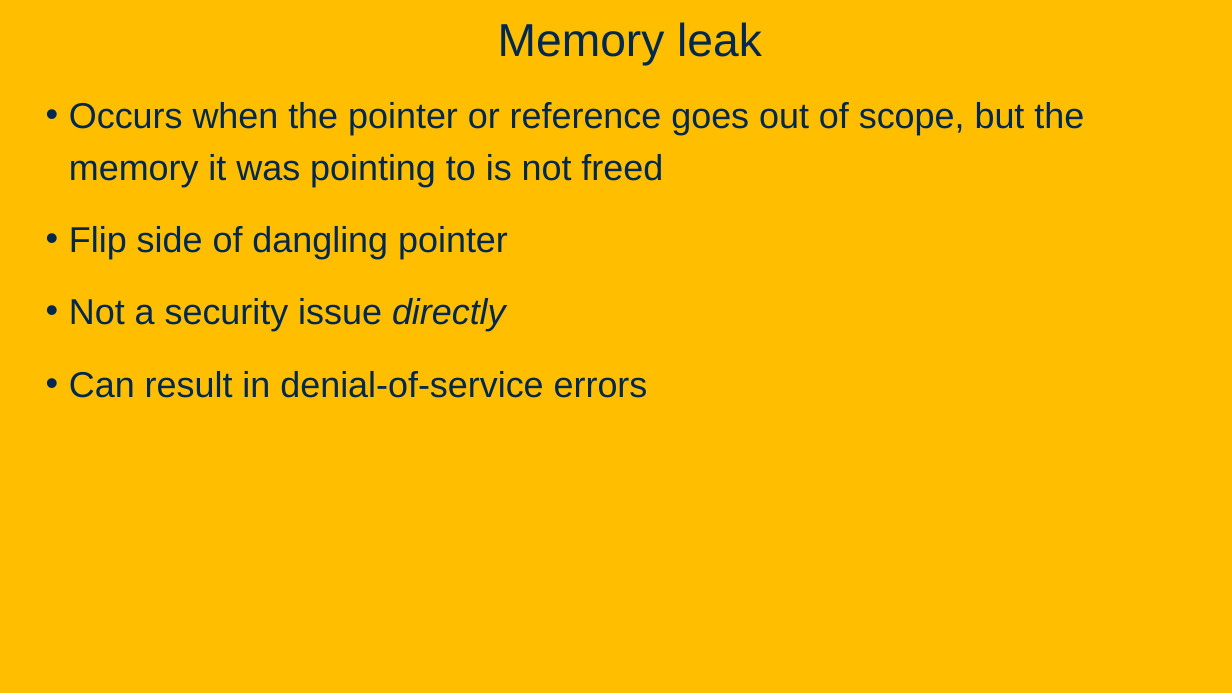
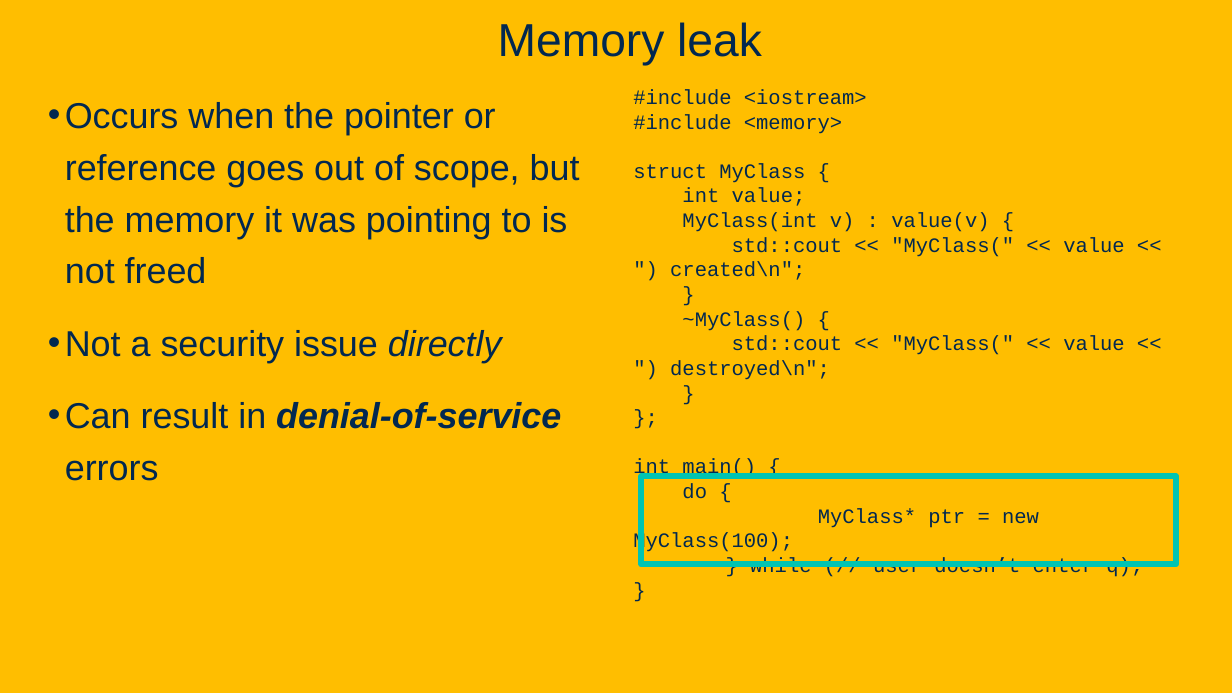
Before and after one commit to davsec-teaching/ECS160-Winter2025, a slide deck: slide 82 of slides/9_software_security.pptx (slide 60 before the commit). Drawn at 1232x693 pixels with LibreOffice and Linux fonts; fonts in the diff are those of the drawing; background and template pictures are left out. Boxes give left, top, right and bottom in pixels: in the first picture for what was removed or moved away, otherwise in the second. Text is boxed around its words. In the diff, an @@ line names an element or a change of style, - is before the commit and + after.

Commit message:
Updated software security slides

```diff
--- a/slides/9_software_security.pptx
+++ b/slides/9_software_security.pptx
@@ text "Occurs when the pointer or ..." at (x1=65, y1=102, x2=580, y2=481): bold on, italic on in "denial-of-service"; indent changed @@
@@ text added at (x1=633, y1=89, x2=1143, y2=577), 16 pt, text #022850 @@
+#include <iostream>
+#include <memory>
+struct MyClass {
+int value;
+MyClass(int v) : value(v) {
+std::cout << "MyClass(" << value << ") created\n";
+}
+~MyClass() {
+std::cout << "MyClass(" << value << ") destroyed\n";
+}
+};
+int main() {
+do {
+MyClass* ptr = new MyClass(100);
+} while (// user doesn’t enter q);
+}
@@ text at (x1=69, y1=226, x2=508, y2=259): paragraph removed @@
-• Flip side of dangling pointer
@@ rectangle added at (x1=641, y1=477, x2=1177, y2=565), outline #00C4B2 4.75 pt @@
```
Also in this commit, not shown: 8 other slides changed, 28 slides added.
